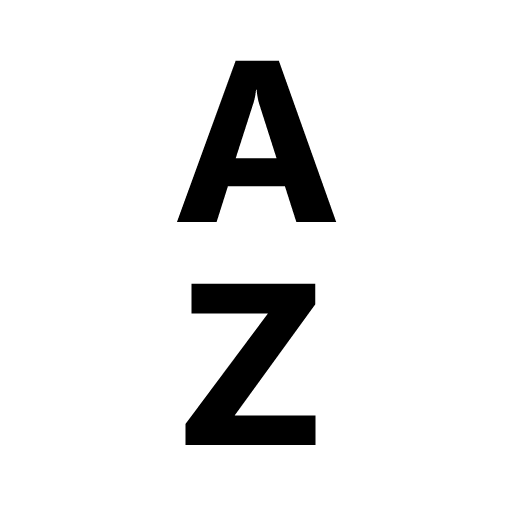
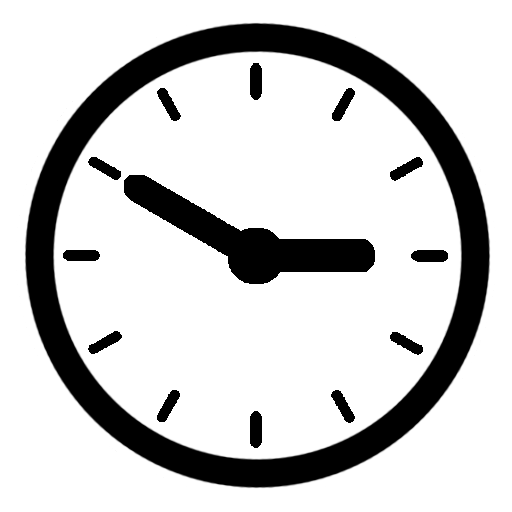
Layers edited between the first and the second 512x512 image:
added layer "Time copy" above "Time" over [19, 22, 494, 489]
removed layer "A-Z" over [177, 60, 337, 445]
